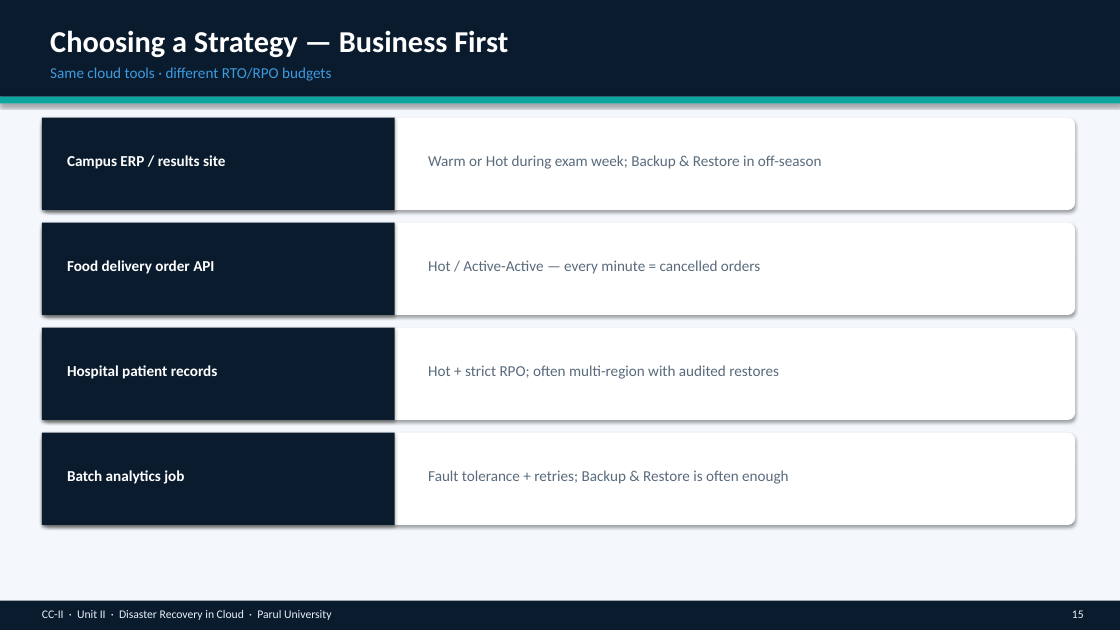
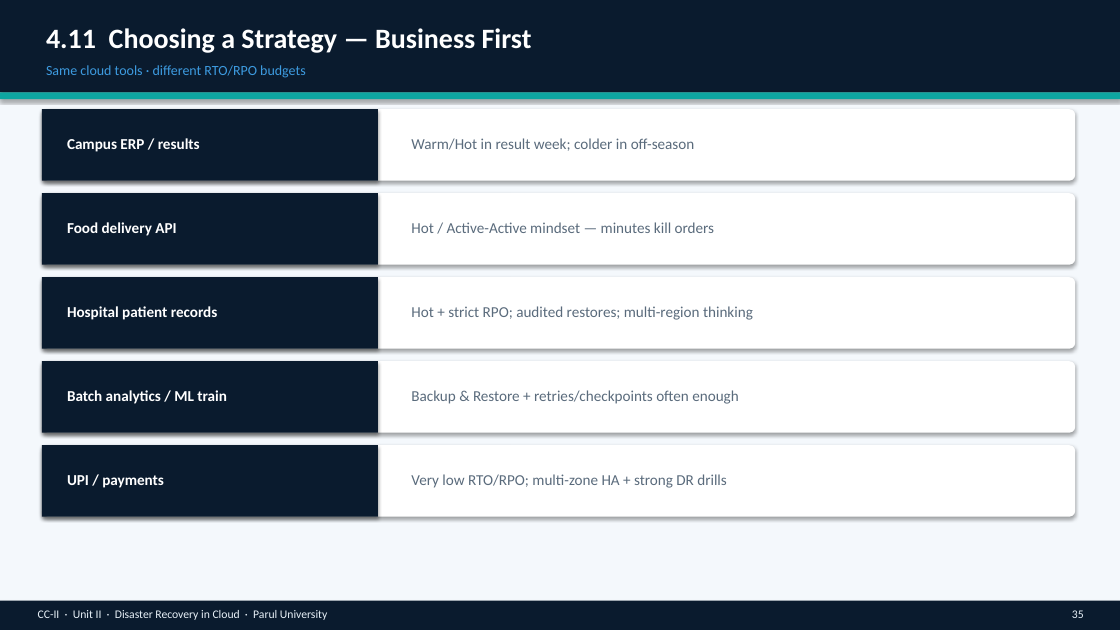
Before and after one commit to professorbhakta/cloud-II, a slide deck: slide 35 of ppt/CC-II-Unit-II-Disaster-Recovery-in-Cloud.pptx (slide 15 before the commit). Drawn at 1120x630 pixels with LibreOffice and Linux fonts; fonts in the diff are those of the drawing. Boxes give left, top, right and bottom in pixels: in the first picture for what was removed or moved away, otherwise in the second. Text is boxed around its words. In the diff, an @@ line names an element or a change of style, - is before the commit and + after.

```diff
--- a/ppt/CC-II-Unit-II-Disaster-Recovery-in-Cloud.pptx
+++ b/ppt/CC-II-Unit-II-Disaster-Recovery-in-Cloud.pptx
@@ rectangle: place and size @@
-rectangle at box(0, 0, 1120, 97)
+rectangle at box(0, 0, 1120, 92)
@@ text at box(46, 28, 532, 53): text changed; size 26 to 24 pt @@
-Choosing a Strategy — Business First
+4.11 Choosing a Strategy — Business First
@@ text "Same cloud tools · different ..." at box(46, 65, 306, 78): size 13 to 12 pt; less space between paragraphs @@
@@ rectangle: place and size @@
-rectangle at box(0, 97, 1120, 103)
+rectangle at box(0, 92, 1120, 99)
@@ rounded rectangle: place and size @@
-rounded rectangle at box(42, 118, 1075, 210)
+rounded rectangle at box(42, 109, 1075, 181)
@@ rectangle: place and size @@
-rectangle at box(42, 118, 395, 210)
+rectangle at box(42, 109, 378, 181)
@@ text at box(67, 138, 200, 152): text changed @@
-Campus ERP / results site
+Campus ERP / results
@@ text at box(411, 138, 695, 151): text changed @@
-Warm or Hot during exam week; Backup & Restore in off-season
+Warm/Hot in result week; colder in off-season
@@ rounded rectangle: place and size @@
-rounded rectangle at box(42, 223, 1075, 315)
+rounded rectangle at box(42, 193, 1075, 265)
@@ rectangle: place and size @@
-rectangle at box(42, 223, 395, 315)
+rectangle at box(42, 193, 378, 265)
@@ text at box(67, 222, 176, 236): text changed @@
-Food delivery order API
+Food delivery API
@@ text at box(411, 222, 714, 233): text changed @@
-Hot / Active-Active — every minute = cancelled orders
+Hot / Active-Active mindset — minutes kill orders
@@ rounded rectangle: place and size @@
-rounded rectangle at box(42, 328, 1075, 420)
+rounded rectangle at box(42, 277, 1075, 349)
@@ rectangle: place and size @@
-rectangle at box(42, 328, 395, 420)
+rectangle at box(42, 277, 378, 349)
@@ text "Hospital patient records" at box(67, 306, 218, 320): less space between paragraphs @@
@@ text "Hospital patient records": place and size @@
-text "Hospital patient records" at box(67, 365, 218, 379)
+text "Hospital patient records" at box(67, 306, 218, 320)
@@ text at box(411, 306, 753, 320): text changed @@
-Hot + strict RPO; often multi-region with audited restores
+Hot + strict RPO; audited restores; multi-region thinking
@@ rounded rectangle: place and size @@
-rounded rectangle at box(42, 433, 1075, 525)
+rounded rectangle at box(42, 361, 1075, 433)
@@ rectangle: place and size @@
-rectangle at box(42, 433, 395, 525)
+rectangle at box(42, 361, 378, 433)
@@ text at box(67, 390, 227, 404): text changed @@
-Batch analytics job
+Batch analytics / ML train
@@ text at box(411, 390, 738, 404): text changed @@
-Fault tolerance + retries; Backup & Restore is often enough
+Backup & Restore + retries/checkpoints often enough
@@ rounded rectangle added at box(42, 445, 1075, 517), fill #FFFFFF @@
@@ rectangle added at box(42, 445, 378, 517), fill #0A1B2E @@
@@ text added at box(67, 475, 164, 488), 13 pt, text #FFFFFF, bold @@
+UPI / payments
@@ text added at box(411, 474, 727, 488), 13 pt, text #5A6B7C @@
+Very low RTO/RPO; multi-zone HA + strong DR drills
@@ text "CC-II · Unit II · ..." at box(38, 610, 327, 620): less space between paragraphs @@
```
Also in this commit, not shown: 18 other slides changed, 39 slides added, 9 slides removed, 2 other files.
